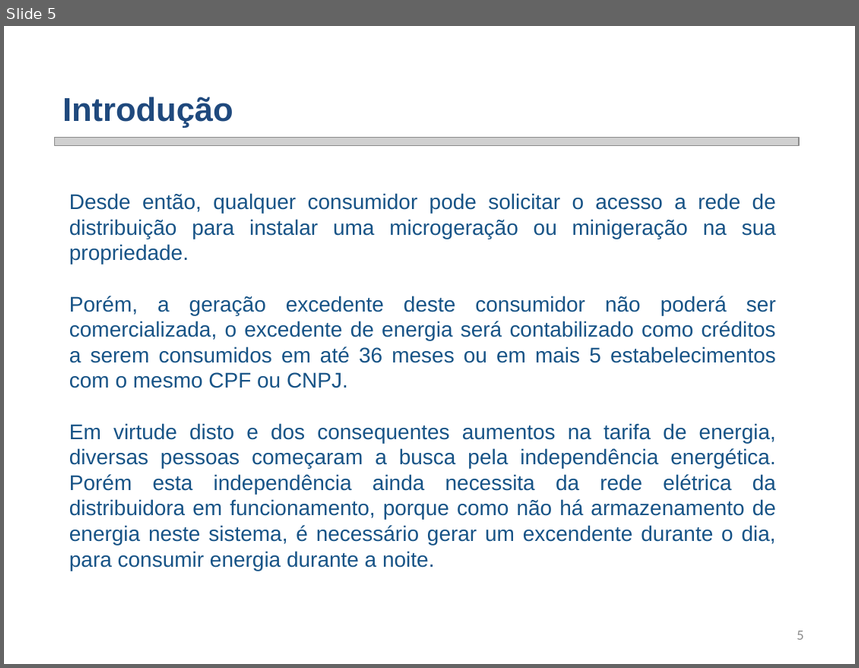
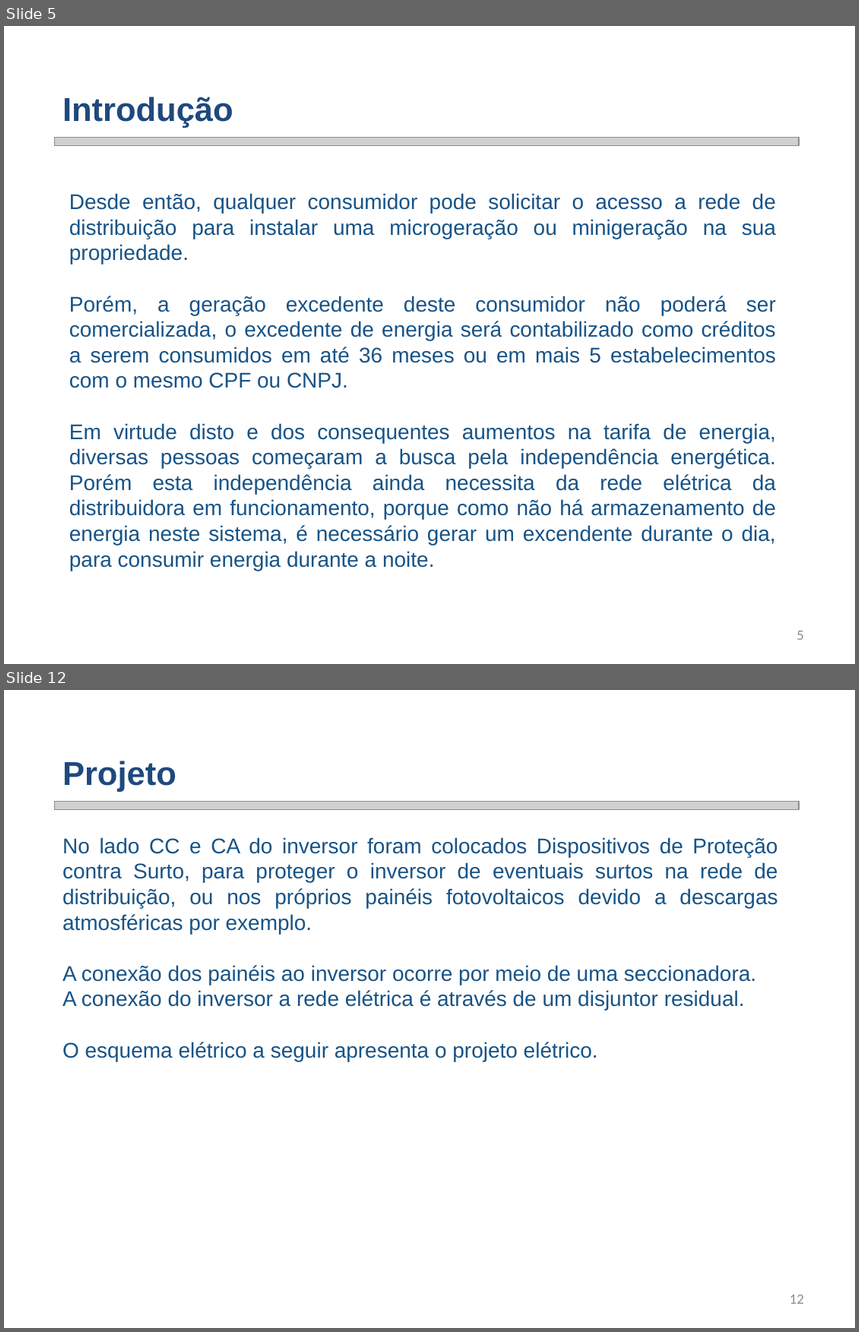
Before and after one commit to smarley2/SGR, a slide deck: Renes/Trabalho 2/SGR Trabalho 2 - Sistema Fotovoltaico.pptx. Shown one above the other, each under a label of ours: slide 5 before the commit, slides 5 and 12 after it; the slides between them are not shown. The pictures are 859x668 and 859x1332 pixels, drawn with LibreOffice and Linux fonts; fonts in the diff are those of the drawing; grey boxes stand for pictures; background and template pictures are left out. Boxes give left, top, right and bottom in pixels: in the first picture for what was removed or moved away, otherwise in the second. Text is boxed around its words. In the diff, an @@ line names an element or a change of style, - is before the commit and + after.

Commit message:
Adicionado referências para o trabalho. Nova versão da apresentação.

```diff
--- a/Renes/Trabalho 2/SGR Trabalho 2 - Sistema Fotovoltaico.pptx
+++ b/Renes/Trabalho 2/SGR Trabalho 2 - Sistema Fotovoltaico.pptx
@@ slide 12 added at (4, 690, 855, 1328), background picture (left out) @@
@@ text added at (63, 761, 177, 792), 28 pt, text #1F497D, bold @@
+Projeto
@@ picture added at (54, 802, 799, 810) @@
@@ text added at (63, 837, 778, 1062), 18 pt, text #175386 @@
+  No lado CC e CA do inversor foram colocados Dispositivos de Proteção contra Surto, para proteger o inversor de eventuais surtos na rede de distribuição, ou nos próprios painéis fotovoltaicos devido a descargas atmosféricas por exemplo.
+  A conexão dos painéis ao inversor ocorre por meio de uma seccionadora.
+  A conexão do inversor a rede elétrica é através de um disjuntor residual.
+  O esquema elétrico a seguir apresenta o projeto elétrico.
@@ page number added at (790, 1295, 804, 1304), 12 pt, text #8C8C8C @@
+12
```
Also in this commit, not shown: 2 slides changed, 17 other slides added, 25 slides removed, 23 other files.
